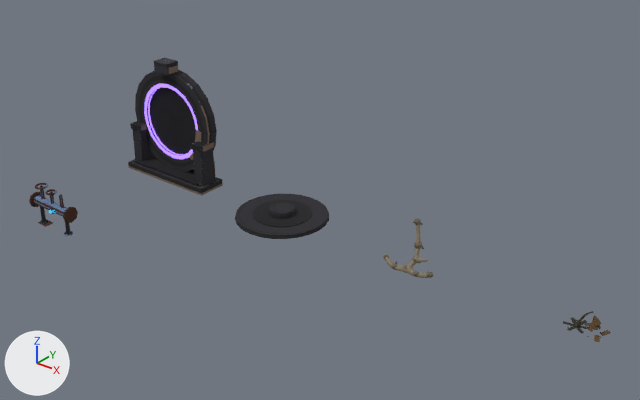
One commit to the glTF model to-rust-as-we-fall/resources/models/channels/channels_pieces.gltf: the scene before it, then after it.
The view is the same before and after, from a 50 mm lens placed at (18.31, -16.02, 10.83), pointed at (6.47, -1.21, 1.65). The axes (+X, +Y, +Z) are drawn at lower left. The lights are the same throughout. The picture after the commit comes second.

In view in the first picture: 'DeadFlure', 'PortalArch', 'PortalPadRing', 'ValveBank', 'VineSkeleton'.
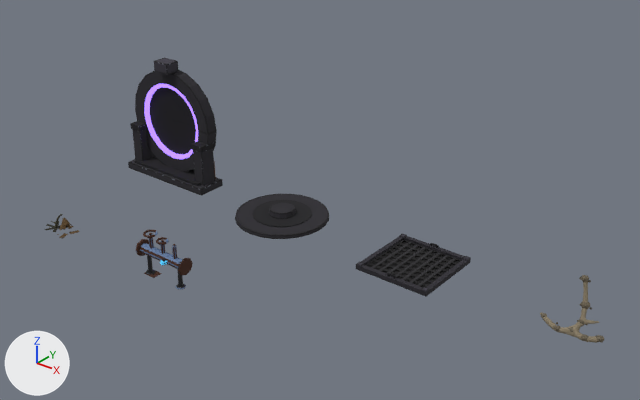
What changed in the scene script:
```text
Add img_deckgrate_tex:
    img_deckgrate_tex = load_image('DeckGrate_tex', 'DeckGrate_tex.png', 512, 512, 'sRGB')
Add mat_deckgratetex:
    mat_deckgratetex = bpy.data.materials.new('DeckGrateTex')
    # uses the picture img_deckgrate_tex
Add me_deckgrate:
    me_deckgrate.from_pydata(...)  # 112 vertices, 182 faces; spans x -1.0..1.0, y -1.0..1.0, z 0.0..0.2
    me_deckgrate.materials.append(mat_deckgratetex)
Change ob_vineskeleton:
    ob_vineskeleton.location: (8.4, 0.0, 0.0) -> (12.6, 0.0, 0.0)
Change ob_deadflure:
    ob_deadflure.location: (12.6, 0.0, 0.0) -> (0.0, -4.2, 0.0)
Change ob_valvebank:
    ob_valvebank.location: (0.0, -4.2, 0.0) -> (4.2, -4.2, 0.0)
Add ob_deckgrate:
    ob_deckgrate = bpy.data.objects.new('DeckGrate', me_deckgrate)
    ob_deckgrate.location = (8.4, 0.0, 0.0)
```

Where the change shows, as pixel boxes (x1, y1, x2, y2) in the pictures (640 x 400 px):
'DeckGrate', added: after (356, 234, 471, 297)
'ValveBank', moved: before (29, 183, 78, 236); after (136, 230, 193, 290)
'VineSkeleton', moved: before (383, 219, 433, 278); after (540, 275, 604, 343)
'DeadFlure', moved: before (563, 311, 611, 342); after (45, 214, 79, 238)
